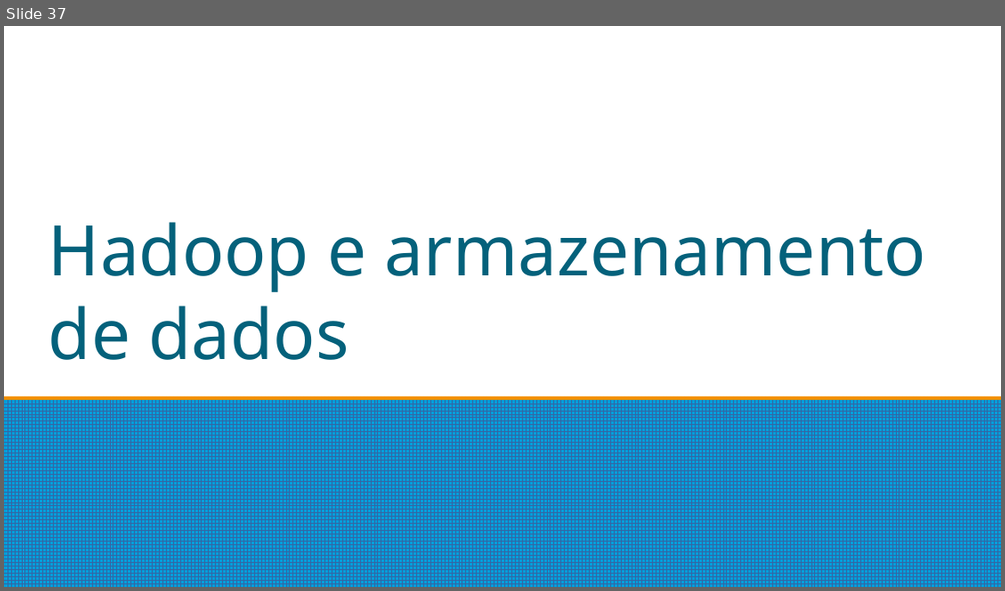
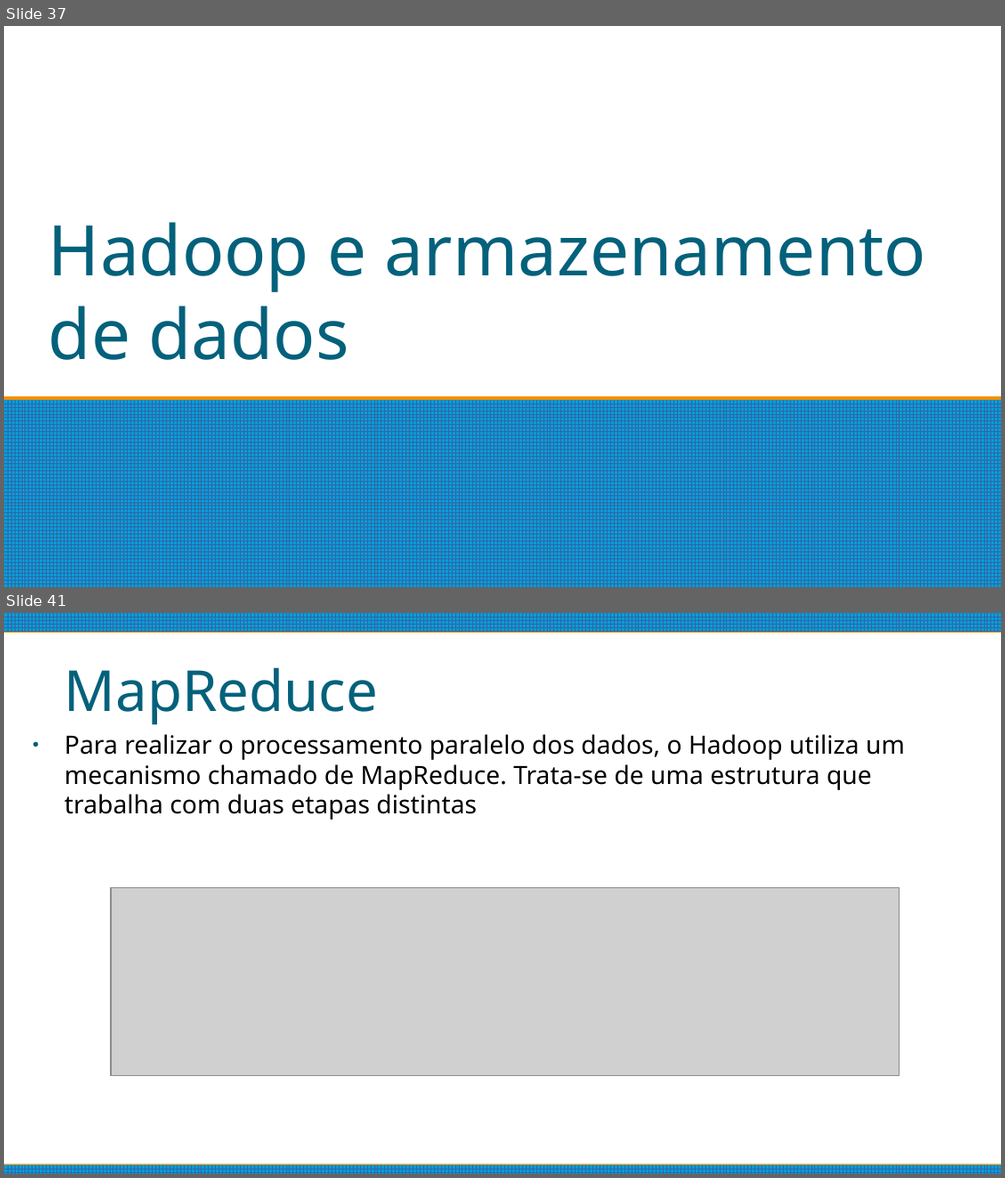
Before and after one commit to matheushpalves/estacioBigData, a slide deck: Introdução.odp. Shown one above the other, each under a label of ours: slide 37 before the commit, slides 37 and 41 after it; the slides between them are not shown. The pictures are 1005x591 and 1005x1178 pixels, drawn with LibreOffice and Linux fonts; fonts in the diff are those of the drawing; grey boxes stand for pictures. Boxes give left, top, right and bottom in pixels: in the first picture for what was removed or moved away, otherwise in the second. Text is boxed around its words. In the diff, an @@ line names an element or a change of style, - is before the commit and + after.

```diff
--- a/Introdução.odp
+++ b/Introdução.odp
@@ slide 41 added at [4,613,1001,1174], background #FFFFFF @@
@@ rectangle added at [4,613,1001,631], fill pattern #3465A4 on #009EDA @@
@@ title added at [65,667,378,725], 45 pt, text #04617B @@
+MapReduce
@@ text added at [65,734,905,819], 20 pt, text #000000 @@
+● Para realizar o processamento paralelo dos dados, o Hadoop utiliza um mecanismo chamado de MapReduce. Trata-se de uma estrutura que trabalha com duas etapas distintas
@@ picture added at [111,888,899,1076] @@
@@ rectangle added at [4,1165,1001,1174], fill pattern #3465A4 on #009EDA @@
```
Also in this commit, not shown: 20 other slides added.
